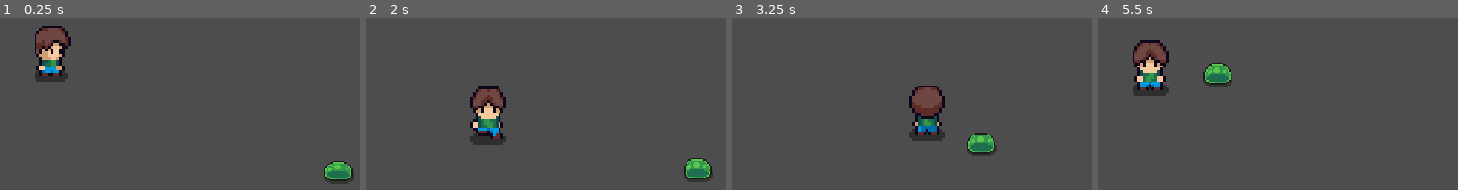
Above: before the commit, frames 1-4 (left to right).
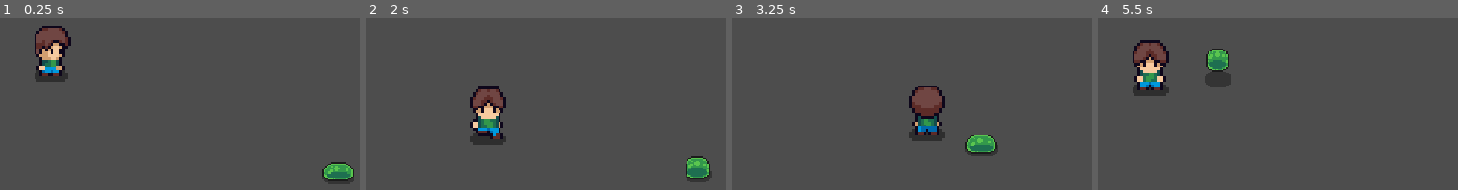
Above: after the commit, the same moments.

Repository: Davichobits/godot-cute-fantasy-rpg
Game: Godot game, scene res://scenes/main.tscn
The game is run twice, just before and just after one commit, with the same random seed, the same clock (stepped at 60 frames per second) and the same inputs.
Inputs:
- Up to frame 1 (0.25 s): no input
- Up to frame 2 (2 s): hold Right (right) 0.53-1.28 s; tap Space (attack) at 0.6, 1.35 s; hold Down (down) from 1.28 s (still down)
- Up to frame 3 (3.25 s): release Down (down) at 2.03 s; hold Right (right) 2.03-2.78 s; tap Space (attack) at 2.1, 2.85 s; hold Up (up) from 2.78 s (still down)
- Up to frame 4 (5.5 s): release Up (up) at 3.53 s; hold Left (left) 3.53-5.03 s; tap Space (attack) at 3.6, 4.35, 5.1 s; hold Down (down) from 5.03 s (still down)

The runs differ from the first frame. In frame 1, 0.4% of the frame differs, in the area x 89-99%, y 83-97%; in frame 2, 0.5%; in frame 3, 0.4%; in frame 4, 1.4%, in the area x 29-38%, y 18-41%.

Commit message:
Hitting enemy animation

Diff:
--- a/icon.svg
+++ b/icon.svg
@@ -1 +1,167 @@
-<svg xmlns="http://www.w3.org/2000/svg" width="128" height="128"><rect width="124" height="124" x="2" y="2" fill="#363d52" stroke="#212532" stroke-width="4" rx="14"/><g fill="#fff" transform="translate(12.322 12.322)scale(.101)"><path d="M105 673v33q407 354 814 0v-33z"/><path fill="#478cbf" d="m105 673 152 14q12 1 15 14l4 67 132 10 8-61q2-11 15-15h162q13 4 15 15l8 61 132-10 4-67q3-13 15-14l152-14V427q30-39 56-81-35-59-83-108-43 20-82 47-40-37-88-64 7-51 8-102-59-28-123-42-26 43-46 89-49-7-98 0-20-46-46-89-64 14-123 42 1 51 8 102-48 27-88 64-39-27-82-47-48 49-83 108 26 42 56 81zm0 33v39c0 276 813 276 814 0v-39l-134 12-5 69q-2 10-14 13l-162 11q-12 0-16-11l-10-65H446l-10 65q-4 11-16 11l-162-11q-12-3-14-13l-5-69z"/><path d="M483 600c0 34 58 34 58 0v-86c0-34-58-34-58 0z"/><circle cx="725" cy="526" r="90"/><circle cx="299" cy="526" r="90"/></g><g fill="#414042" transform="translate(12.322 12.322)scale(.101)"><circle cx="307" cy="532" r="60"/><circle cx="717" cy="532" r="60"/></g></svg>
+<?xml version="1.0" encoding="UTF-8" ?>
+<svg version="1.1" width="64" height="64" xmlns="http://www.w3.org/2000/svg" shape-rendering="crispEdges">
+<rect x="20" y="4" width="4" height="4" fill="#0E071B" />
+<rect x="24" y="4" width="4" height="4" fill="#0E071B" />
+<rect x="28" y="4" width="4" height="4" fill="#0E071B" />
+<rect x="32" y="4" width="4" height="4" fill="#0E071B" />
+<rect x="36" y="4" width="4" height="4" fill="#0E071B" />
+<rect x="40" y="4" width="4" height="4" fill="#0E071B" />
+<rect x="44" y="4" width="4" height="4" fill="#0E071B" />
+<rect x="16" y="8" width="4" height="4" fill="#0E071B" />
+<rect x="20" y="8" width="4" height="4" fill="#5D2C28" />
+<rect x="24" y="8" width="4" height="4" fill="#5D2C28" />
+<rect x="28" y="8" width="4" height="4" fill="#704643" />
+<rect x="32" y="8" width="4" height="4" fill="#704643" />
+<rect x="36" y="8" width="4" height="4" fill="#704643" />
+<rect x="40" y="8" width="4" height="4" fill="#704643" />
+<rect x="44" y="8" width="4" height="4" fill="#5D2C28" />
+<rect x="48" y="8" width="4" height="4" fill="#0E071B" />
+<rect x="12" y="12" width="4" height="4" fill="#0E071B" />
+<rect x="16" y="12" width="4" height="4" fill="#704643" />
+<rect x="20" y="12" width="4" height="4" fill="#704643" />
+<rect x="24" y="12" width="4" height="4" fill="#704643" />
+<rect x="28" y="12" width="4" height="4" fill="#704643" />
+<rect x="32" y="12" width="4" height="4" fill="#704643" />
+<rect x="36" y="12" width="4" height="4" fill="#704643" />
+<rect x="40" y="12" width="4" height="4" fill="#704643" />
+<rect x="44" y="12" width="4" height="4" fill="#704643" />
+<rect x="48" y="12" width="4" height="4" fill="#5D2C28" />
+<rect x="52" y="12" width="4" height="4" fill="#0E071B" />
+<rect x="8" y="16" width="4" height="4" fill="#0E071B" />
+<rect x="12" y="16" width="4" height="4" fill="#704643" />
+<rect x="16" y="16" width="4" height="4" fill="#704643" />
+<rect x="20" y="16" width="4" height="4" fill="#704643" />
+<rect x="24" y="16" width="4" height="4" fill="#704643" />
+<rect x="28" y="16" width="4" height="4" fill="#704643" />
+<rect x="32" y="16" width="4" height="4" fill="#704643" />
+<rect x="36" y="16" width="4" height="4" fill="#704643" />
+<rect x="40" y="16" width="4" height="4" fill="#704643" />
+<rect x="44" y="16" width="4" height="4" fill="#704643" />
+<rect x="48" y="16" width="4" height="4" fill="#704643" />
+<rect x="52" y="16" width="4" height="4" fill="#0E071B" />
+<rect x="8" y="20" width="4" height="4" fill="#0E071B" />
+<rect x="12" y="20" width="4" height="4" fill="#704643" />
+<rect x="16" y="20" width="4" height="4" fill="#704643" />
+<rect x="20" y="20" width="4" height="4" fill="#704643" />
+<rect x="24" y="20" width="4" height="4" fill="#704643" />
+<rect x="28" y="20" width="4" height="4" fill="#704643" />
+<rect x="32" y="20" width="4" height="4" fill="#704643" />
+<rect x="36" y="20" width="4" height="4" fill="#704643" />
+<rect x="40" y="20" width="4" height="4" fill="#704643" />
+<rect x="44" y="20" width="4" height="4" fill="#704643" />
+<rect x="48" y="20" width="4" height="4" fill="#704643" />
+<rect x="52" y="20" width="4" height="4" fill="#5D2C28" />
+<rect x="56" y="20" width="4" height="4" fill="#0E071B" />
+<rect x="8" y="24" width="4" height="4" fill="#0E071B" />
+<rect x="12" y="24" width="4" height="4" fill="#704643" />
+<rect x="16" y="24" width="4" height="4" fill="#704643" />
+<rect x="20" y="24" width="4" height="4" fill="#5D2C28" />
+<rect x="24" y="24" width="4" height="4" fill="#704643" />
+<rect x="28" y="24" width="4" height="4" fill="#704643" />
+<rect x="32" y="24" width="4" height="4" fill="#5D2C28" />
+<rect x="36" y="24" width="4" height="4" fill="#0E071B" />
+<rect x="40" y="24" width="4" height="4" fill="#0E071B" />
+<rect x="44" y="24" width="4" height="4" fill="#5D2C28" />
+<rect x="48" y="24" width="4" height="4" fill="#704643" />
+<rect x="52" y="24" width="4" height="4" fill="#5D2C28" />
+<rect x="56" y="24" width="4" height="4" fill="#0E071B" />
+<rect x="8" y="28" width="4" height="4" fill="#0E071B" />
+<rect x="12" y="28" width="4" height="4" fill="#5D2C28" />
+<rect x="16" y="28" width="4" height="4" fill="#5D2C28" />
+<rect x="20" y="28" width="4" height="4" fill="#5D2C28" />
+<rect x="24" y="28" width="4" height="4" fill="#704643" />
+<rect x="28" y="28" width="4" height="4" fill="#5D2C28" />
+<rect x="32" y="28" width="4" height="4" fill="#0E071B" />
+<rect x="36" y="28" width="4" height="4" fill="#D29F70" />
+<rect x="40" y="28" width="4" height="4" fill="#D29F70" />
+<rect x="44" y="28" width="4" height="4" fill="#0E071B" />
+<rect x="48" y="28" width="4" height="4" fill="#0E071B" />
+<rect x="52" y="28" width="4" height="4" fill="#5D2C28" />
+<rect x="56" y="28" width="4" height="4" fill="#0E071B" />
+<rect x="8" y="32" width="4" height="4" fill="#0E071B" />
+<rect x="12" y="32" width="4" height="4" fill="#5D2C28" />
+<rect x="16" y="32" width="4" height="4" fill="#5D2C28" />
+<rect x="20" y="32" width="4" height="4" fill="#0E071B" />
+<rect x="24" y="32" width="4" height="4" fill="#5D2C28" />
+<rect x="28" y="32" width="4" height="4" fill="#0E071B" />
+<rect x="32" y="32" width="4" height="4" fill="#D29F70" />
+<rect x="36" y="32" width="4" height="4" fill="#F6CA9F" />
+<rect x="40" y="32" width="4" height="4" fill="#F6CA9F" />
+<rect x="44" y="32" width="4" height="4" fill="#D29F70" />
+<rect x="48" y="32" width="4" height="4" fill="#0E071B" />
+<rect x="52" y="32" width="4" height="4" fill="#0E071B" />
+<rect x="8" y="36" width="4" height="4" fill="#0E071B" />
+<rect x="12" y="36" width="4" height="4" fill="#704643" />
+<rect x="16" y="36" width="4" height="4" fill="#0E071B" />
+<rect x="20" y="36" width="4" height="4" fill="#D29F70" />
+<rect x="24" y="36" width="4" height="4" fill="#0E071B" />
+<rect x="28" y="36" width="4" height="4" fill="#D29F70" />
+<rect x="32" y="36" width="4" height="4" fill="#0E071B" />
+<rect x="36" y="36" width="4" height="4" fill="#F6CA9F" />
+<rect x="40" y="36" width="4" height="4" fill="#F6CA9F" />
+<rect x="44" y="36" width="4" height="4" fill="#0E071B" />
+<rect x="48" y="36" width="4" height="4" fill="#0E071B" />
+<rect x="8" y="40" width="4" height="4" fill="#0E071B" />
+<rect x="12" y="40" width="4" height="4" fill="#704643" />
+<rect x="16" y="40" width="4" height="4" fill="#0E071B" />
+<rect x="20" y="40" width="4" height="4" fill="#D29F70" />
+<rect x="24" y="40" width="4" height="4" fill="#D29F70" />
+<rect x="28" y="40" width="4" height="4" fill="#F6CA9F" />
+<rect x="32" y="40" width="4" height="4" fill="#0E071B" />
+<rect x="36" y="40" width="4" height="4" fill="#F6CA9F" />
+<rect x="40" y="40" width="4" height="4" fill="#F6CA9F" />
+<rect x="44" y="40" width="4" height="4" fill="#0E071B" />
+<rect x="48" y="40" width="4" height="4" fill="#0E071B" />
+<rect x="12" y="44" width="4" height="4" fill="#0E071B" />
+<rect x="16" y="44" width="4" height="4" fill="#D29F70" />
+<rect x="20" y="44" width="4" height="4" fill="#D29F70" />
+<rect x="24" y="44" width="4" height="4" fill="#D29F70" />
+<rect x="28" y="44" width="4" height="4" fill="#F6CA9F" />
+<rect x="32" y="44" width="4" height="4" fill="#F6CA9F" />
+<rect x="36" y="44" width="4" height="4" fill="#F6CA9F" />
+<rect x="40" y="44" width="4" height="4" fill="#F6CA9F" />
+<rect x="44" y="44" width="4" height="4" fill="#D29F70" />
+<rect x="48" y="44" width="4" height="4" fill="#0E071B" />
+<rect x="16" y="48" width="4" height="4" fill="#0E071B" />
+<rect x="20" y="48" width="4" height="4" fill="#D29F70" />
+<rect x="24" y="48" width="4" height="4" fill="#D29F70" />
+<rect x="28" y="48" width="4" height="4" fill="#D29F70" />
+<rect x="32" y="48" width="4" height="4" fill="#F6CA9F" />
+<rect x="36" y="48" width="4" height="4" fill="#F6CA9F" />
+<rect x="40" y="48" width="4" height="4" fill="#D29F70" />
+<rect x="44" y="48" width="4" height="4" fill="#0E071B" />
+<rect x="12" y="52" width="4" height="4" fill="#0E071B" />
+<rect x="16" y="52" width="4" height="4" fill="#0E071B" />
+<rect x="20" y="52" width="4" height="4" fill="#134C4C" />
+<rect x="24" y="52" width="4" height="4" fill="#134C4C" />
+<rect x="28" y="52" width="4" height="4" fill="#1E6F50" />
+<rect x="32" y="52" width="4" height="4" fill="#33984B" />
+<rect x="36" y="52" width="4" height="4" fill="#33984B" />
+<rect x="40" y="52" width="4" height="4" fill="#134C4C" />
+<rect x="44" y="52" width="4" height="4" fill="#0E071B" />
+<rect x="48" y="52" width="4" height="4" fill="#0E071B" />
+<rect x="8" y="56" width="4" height="4" fill="#0E071B" />
+<rect x="12" y="56" width="4" height="4" fill="#F6CA9F" />
+<rect x="16" y="56" width="4" height="4" fill="#F6CA9F" />
+<rect x="20" y="56" width="4" height="4" fill="#134C4C" />
+<rect x="24" y="56" width="4" height="4" fill="#1E6F50" />
+<rect x="28" y="56" width="4" height="4" fill="#1E6F50" />
+<rect x="32" y="56" width="4" height="4" fill="#33984B" />
+<rect x="36" y="56" width="4" height="4" fill="#33984B" />
+<rect x="40" y="56" width="4" height="4" fill="#134C4C" />
+<rect x="44" y="56" width="4" height="4" fill="#D29F70" />
+<rect x="48" y="56" width="4" height="4" fill="#D29F70" />
+<rect x="52" y="56" width="4" height="4" fill="#0E071B" />
+<rect x="8" y="60" width="4" height="4" fill="#0E071B" />
+<rect x="12" y="60" width="4" height="4" fill="#F6CA9F" />
+<rect x="16" y="60" width="4" height="4" fill="#F6CA9F" />
+<rect x="20" y="60" width="4" height="4" fill="#0069AA" />
+<rect x="24" y="60" width="4" height="4" fill="#0098DC" />
+<rect x="28" y="60" width="4" height="4" fill="#0098DC" />
+<rect x="32" y="60" width="4" height="4" fill="#0098DC" />
+<rect x="36" y="60" width="4" height="4" fill="#0098DC" />
+<rect x="40" y="60" width="4" height="4" fill="#0098DC" />
+<rect x="44" y="60" width="4" height="4" fill="#D29F70" />
+<rect x="48" y="60" width="4" height="4" fill="#D29F70" />
+<rect x="52" y="60" width="4" height="4" fill="#0E071B" />
+</svg>
--- a/player.gd
+++ b/player.gd
@@ -11,6 +11,7 @@
 # Vector2.DOWN  -> (0, 1)
 # Vector2.ZERO  -> (0, 0)
 # Vector2.ONE   -> (1, 1)
+var strength: int = 20
 
 # @onready -> wait until the node has been entered on scene
 @onready var animated_sprite_2d: AnimatedSprite2D = $AnimatedSprite2D
@@ -93,4 +94,5 @@
 
 func _on_hitbox_body_entered(body):
 	if is_attacking and body.name.begins_with("Slime"):
-		print("hit")
+		body.take_damage(strength, position)
+		print(body.health)
--- a/project.godot
+++ b/project.godot
@@ -10,10 +10,10 @@
 
 [application]
 
-config/name="top-down-tutorial"
+config/name="cute-fantasy-rpg"
 run/main_scene="uid://he7f36mfmak2"
 config/features=PackedStringArray("4.7", "Forward Plus")
-config/icon="res://icon.svg"
+config/icon="uid://cuvb6qqk05u3r"
 
 [display]
 
--- a/scenes/player.tscn
+++ b/scenes/player.tscn
@@ -408,6 +408,7 @@
 
 [node name="Hitbox" type="Area2D" parent="." unique_id=678382877]
 position = Vector2(7.5, -0.5)
+collision_mask = 2
 metadata/_edit_group_ = true
 
 [node name="CollisionShape2D" type="CollisionShape2D" parent="Hitbox" unique_id=1302323056]
--- a/scenes/slime.tscn
+++ b/scenes/slime.tscn
@@ -2,6 +2,7 @@
 
 [ext_resource type="Texture2D" uid="uid://dqejl3odytdly" path="res://assets/images/Enemies/Slime_Green.png" id="1_371uh"]
 [ext_resource type="Script" uid="uid://byp1hmlwpr7q2" path="res://scripts/slime.gd" id="1_p2gj0"]
+[ext_resource type="AudioStream" uid="uid://ev8qsayhxcee" path="res://assets/audio/hit_enemy.wav" id="3_n6pvg"]
 
 [sub_resource type="AtlasTexture" id="AtlasTexture_p2gj0"]
 atlas = ExtResource("1_371uh")
@@ -176,8 +177,6 @@
 sprite_frames = SubResource("SpriteFrames_6q2t7")
 animation = &"idle"
 autoplay = "idle"
-frame = 3
-frame_progress = 0.30593282
 
 [node name="CollisionShape2D" type="CollisionShape2D" parent="." unique_id=368317199]
 position = Vector2(0, 0.5)
@@ -188,4 +187,9 @@
 [node name="CollisionShape2D" type="CollisionShape2D" parent="Sight" unique_id=201267679]
 shape = SubResource("CircleShape2D_6q2t7")
 
+[node name="TakeDamage" type="AudioStreamPlayer2D" parent="." unique_id=196394815]
+stream = ExtResource("3_n6pvg")
+pitch_scale = 0.75
+
 [connection signal="body_entered" from="Sight" to="." method="_on_sight_body_entered"]
+[connection signal="body_exited" from="Sight" to="." method="_on_sight_body_exited"]
--- a/scripts/slime.gd
+++ b/scripts/slime.gd
@@ -1,7 +1,13 @@
 extends CharacterBody2D
 
-const SPEED = 100.0
+const SPEED: int = 100
+const KNOCKBACK_FORCE: int = 100
+
 var target = null
+var health:int = 100
+
+@onready var animated_sprite_2d = $AnimatedSprite2D
+@onready var take_damage_audio = $TakeDamage
 
 func _physics_process(delta):
 	if target:
@@ -10,8 +16,23 @@
 func _attack(delta: float) -> void:
 	var direction = (target.position - position).normalized()
 	position += direction * SPEED * delta
+	animated_sprite_2d.play("attack")
+
+func take_damage(damage: int, attaker_position: Vector2) -> void:
+	health -= damage
+	take_damage_audio.play()
+	# knockback
+	var knockback_direction = (position - attaker_position).normalized()
+	var target_position = position + knockback_direction * KNOCKBACK_FORCE
+	var tween = create_tween()
+	tween.tween_property(self, "position", target_position, 0.5)
 
 func _on_sight_body_entered(body):
 	if body.name == "Player":
 		target = body
-		print(target)
+
+
+func _on_sight_body_exited(body):
+	if body.name == "Player":
+		target = null
+		animated_sprite_2d.play("idle")
Not shown, added: assets/audio/hit_enemy.wav.import
Not shown, changed: icon.svg.import
Not shown, added: assets/audio/hit_enemy.wav
